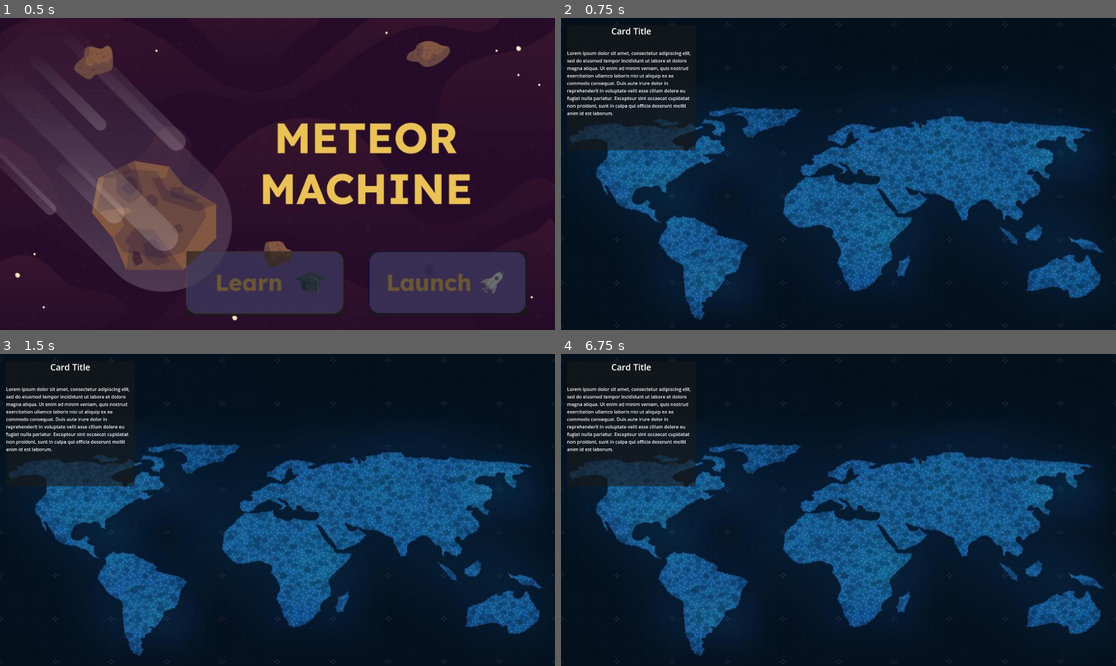
Above: before the commit, frames 1-4 (two rows, left to right).
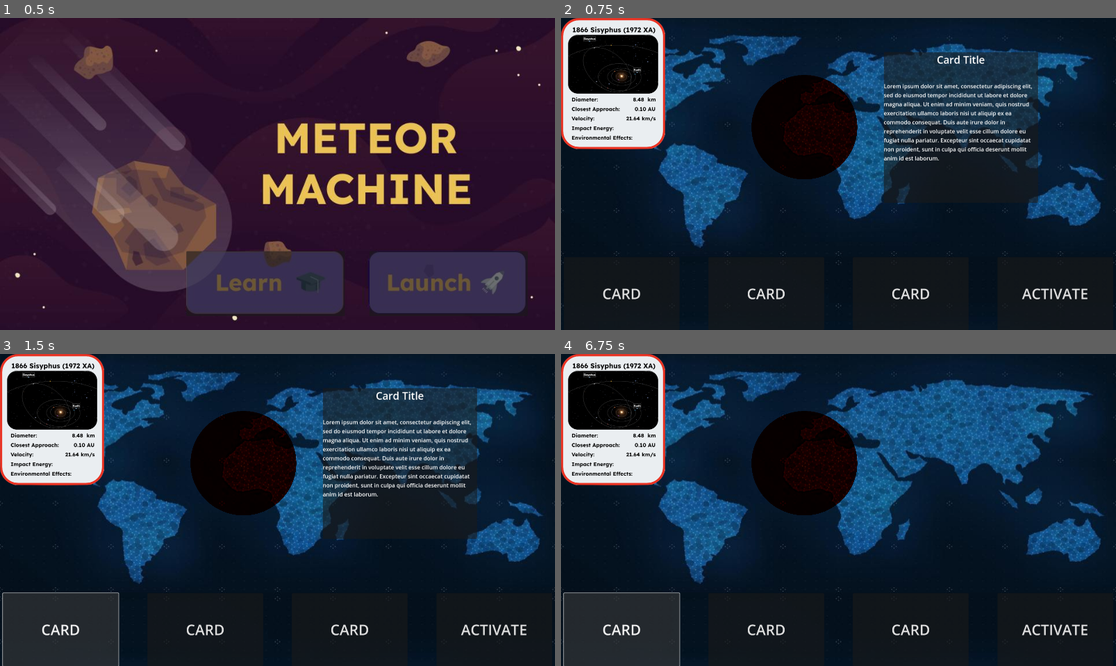
Above: after the commit, the same moments.

Repository: ian2102/Meteor-Machine
Game: Godot game, scene res://Scenes/app.tscn
Same seed, same stepped clock (60 frames per second), same inputs: the game is played once before the commit and once after it.
Inputs (mouse positions are in pixels of both pictures, inside the frame that each line leads up to):
- Up to frame 1 (0.5 s): no input
- Up to frame 2 (0.75 s): click (1010, 283) at 0.5 s
- Up to frame 3 (1.5 s): click (61, 628) at 1.25 s, where only the run after the commit has a clickable "CARD"
- Up to frame 4 (6.75 s): click (766, 628) at 2 s, where only the run after the commit has a clickable "CARD"; click (910, 628) at 2.75 s, where only the run after the commit has a clickable "CARD"; click (1054, 628) at 3.5 s, where only the run after the commit has a clickable "ACTIVATE"; click (1010, 619) at 4.25 s; click (827, 619) at 5 s; click (827, 619) at 5.75 s; click (622, 628) at 6.5 s, where only the run after the commit has a clickable "CARD"

Frame 1 is identical in both runs. In frame 2, 47% of the frame differs, in the area x 0-100%, y 0-100%; in frame 3, 52%; in frame 4, 52%.
Error before the commit: Invalid access to property or key 'near_earth_objects' on a base object of type 'Nil'. (res://Scripts/launch.gd:19)

Commit message:
Added basic card system

Diff:
--- a/Scenes/launch.tscn
+++ b/Scenes/launch.tscn
@@ -1,8 +1,9 @@
-[gd_scene load_steps=4 format=3 uid="uid://dpo27w1ek5dhj"]
+[gd_scene load_steps=5 format=3 uid="uid://dpo27w1ek5dhj"]
 
 [ext_resource type="Script" uid="uid://b5bjbjh4lk774" path="res://Scripts/launch.gd" id="1_jw84x"]
 [ext_resource type="Texture2D" uid="uid://do1rjn4m5glov" path="res://Assets/LaunchMap.jpg" id="2_nrqhf"]
 [ext_resource type="PackedScene" uid="uid://ejpe02dug4vs" path="res://Scenes/learn_card.tscn" id="3_5tlx8"]
+[ext_resource type="Texture2D" uid="uid://cvpgqgx1r3n34" path="res://Assets/cards/1.png" id="3_y0xra"]
 
 [node name="Launch" type="Control"]
 layout_mode = 3
@@ -13,22 +14,87 @@
 grow_vertical = 2
 script = ExtResource("1_jw84x")
 
-[node name="TextureRect" type="TextureRect" parent="."]
+[node name="Background" type="TextureRect" parent="."]
 layout_mode = 1
 anchors_preset = 15
 anchor_right = 1.0
 anchor_bottom = 1.0
+offset_top = -250.0
+offset_bottom = -250.0
 grow_horizontal = 2
 grow_vertical = 2
 texture = ExtResource("2_nrqhf")
+
+[node name="Background1" type="TextureRect" parent="."]
+layout_mode = 1
+anchors_preset = 15
+anchor_right = 1.0
+anchor_bottom = 1.0
+offset_top = 825.0
+offset_bottom = 825.0
+grow_horizontal = 2
+grow_vertical = 2
+texture = ExtResource("2_nrqhf")
+
+[node name="AsteroidCard" type="TextureRect" parent="."]
+layout_mode = 1
+offset_right = 360.0
+offset_bottom = 495.0
+texture = ExtResource("3_y0xra")
+expand_mode = 1
+stretch_mode = 4
 
 [node name="HTTPRequest" type="HTTPRequest" parent="."]
 
 [node name="LearnCard" parent="." instance=ExtResource("3_5tlx8")]
 layout_mode = 1
-offset_left = -717.0
-offset_top = -299.0
-offset_right = -717.0
-offset_bottom = -299.0
+offset_left = 231.0
+offset_top = -269.0
+offset_right = 231.0
+offset_bottom = -269.0
+scale = Vector2(1.2, 1.2)
+
+[node name="HBoxContainer" type="HBoxContainer" parent="."]
+layout_mode = 1
+anchors_preset = 12
+anchor_top = 1.0
+anchor_right = 1.0
+anchor_bottom = 1.0
+offset_top = -252.0
+grow_horizontal = 2
+grow_vertical = 0
+theme_override_constants/separation = 100
+alignment = 1
+
+[node name="Button1" type="Button" parent="HBoxContainer"]
+custom_minimum_size = Vector2(400, 0)
+layout_mode = 2
+size_flags_horizontal = 4
+theme_override_font_sizes/font_size = 50
+text = "CARD"
+
+[node name="Button2" type="Button" parent="HBoxContainer"]
+custom_minimum_size = Vector2(400, 0)
+layout_mode = 2
+size_flags_horizontal = 4
+theme_override_font_sizes/font_size = 50
+text = "CARD"
+
+[node name="Button3" type="Button" parent="HBoxContainer"]
+custom_minimum_size = Vector2(400, 0)
+layout_mode = 2
+size_flags_horizontal = 4
+theme_override_font_sizes/font_size = 50
+text = "CARD"
+
+[node name="Activate" type="Button" parent="HBoxContainer"]
+custom_minimum_size = Vector2(400, 0)
+layout_mode = 2
+size_flags_horizontal = 4
+theme_override_font_sizes/font_size = 50
+text = "ACTIVATE"
 
 [connection signal="request_completed" from="HTTPRequest" to="." method="_on_http_request_request_completed"]
+[connection signal="button_down" from="HBoxContainer/Button1" to="." method="_on_button_1_button_down"]
+[connection signal="button_down" from="HBoxContainer/Button2" to="." method="_on_button_2_button_down"]
+[connection signal="button_down" from="HBoxContainer/Button3" to="." method="_on_button_3_button_down"]
--- a/Scripts/launch.gd
+++ b/Scripts/launch.gd
@@ -4,34 +4,63 @@
 @onready var learn_card: Control = $LearnCard
 const HIT_MARKER = preload("res://Scenes/hit_marker.tscn")
 
-var asteroids = []
 var current_index = 0
 
+var current_card = 0
+
+const _1 = preload("uid://cvpgqgx1r3n34")
+const _2 = preload("uid://0k0qqn6x4l2u")
+const _3 = preload("uid://d1kohb7frrb6i")
+const _4 = preload("uid://def2spo520pc0")
+const _5 = preload("uid://b7rybkt6fsbgt")
+
+var asteroids = [_1, _2, _3, _4, _5]
+
 func _ready():
-	var error = http_request.request("https://api.nasa.gov/neo/rest/v1/neo/browse?api_key=mIYsnrgYn3Nh3zKR0V3IvSvQo4ghKAfpGDEEdBmE")
-	if error != OK:
-		print("An error occurred in the HTTP request.")
 
-func _on_http_request_request_completed(result: int, response_code: int, headers: PackedStringArray, body: PackedByteArray) -> void:
-	var json = JSON.parse_string(body.get_string_from_utf8())
-	#print(json)
-	# TODO error handing
-	for object in json["near_earth_objects"]:
-		#print(object["name"])
-		asteroids.append(object)
-
-	learn_card.title.text = asteroids[current_index]["name"]
-	learn_card.info.text = str(asteroids[current_index].keys())
 	var pos = get_random_position()
 	var hit_marker = HIT_MARKER.instantiate()
 	hit_marker.position = pos
 	add_child(hit_marker)
 
 
-var screen_width = 1920
-var screen_height = 1080
+var screen_width = 1920 / 0.9
+var screen_height = (1080 - 300) / 0.9
 
 func get_random_position() -> Vector2:
 	var x = randi_range(0, screen_width - 1)
 	var y = randi_range(0, screen_height - 1)
 	return Vector2(x, y)
+
+
+func _on_button_1_button_down() -> void:
+	if learn_card.visible == true:
+		if current_card == 1:
+			learn_card.hide()
+		else:
+			current_card = 1
+	else:
+		learn_card.show()
+		current_card = 1
+
+
+func _on_button_2_button_down() -> void:
+	if learn_card.visible == true:
+		if current_card == 2:
+			learn_card.hide()
+		else:
+			current_card = 2
+	else:
+		learn_card.show()
+		current_card = 2
+
+
+func _on_button_3_button_down() -> void:
+	if learn_card.visible == true:
+		if current_card == 3:
+			learn_card.hide()
+		else:
+			current_card = 3
+	else:
+		learn_card.show()
+		current_card = 3
Binary file added: Assets/cards/1.png
Not shown, added: Assets/cards/1.png.import
Binary file added: Assets/cards/2.png
Not shown, added: Assets/cards/2.png.import
Binary file added: Assets/cards/3.png
Not shown, added: Assets/cards/3.png.import
Binary file added: Assets/cards/4.png
Not shown, added: Assets/cards/4.png.import
Binary file added: Assets/cards/5.png
Not shown, added: Assets/cards/5.png.import
